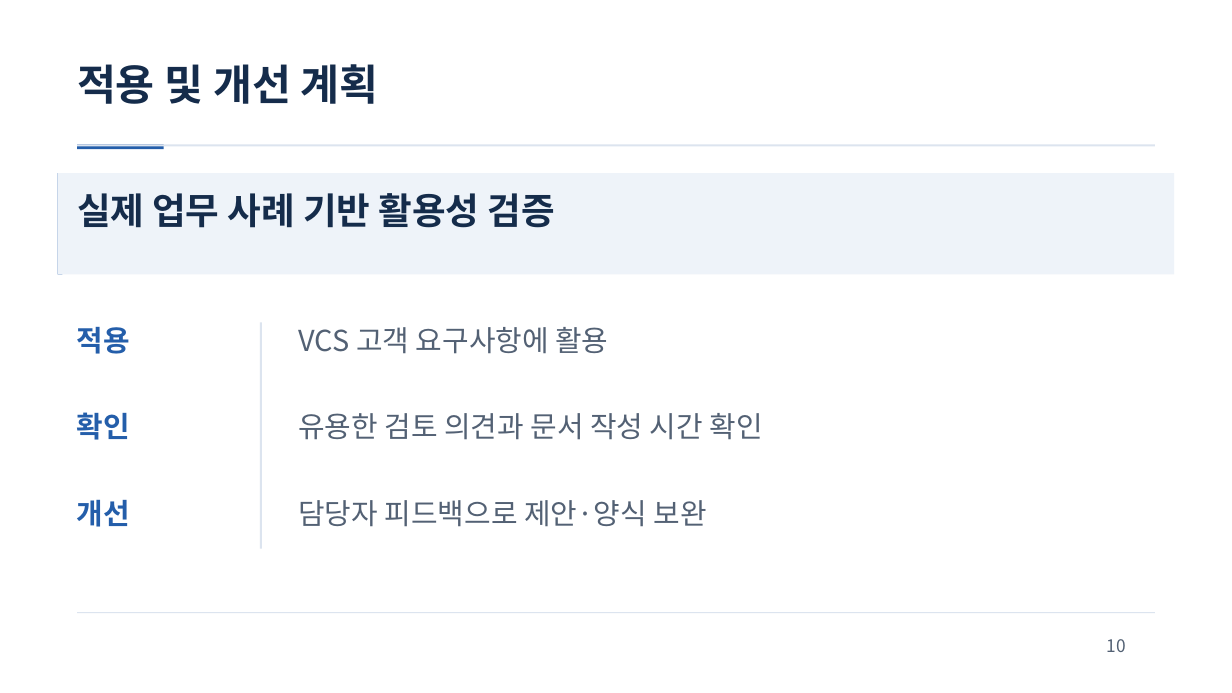
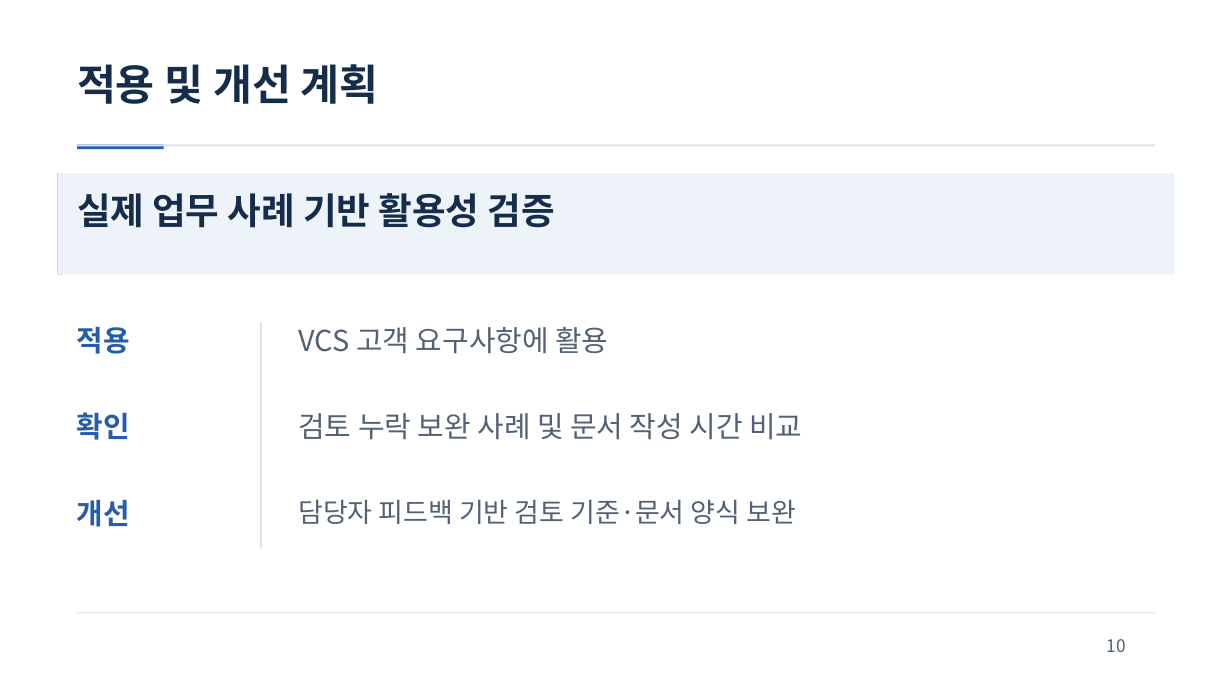
Before and after one commit to jihunhan98/semes-superrookie, a slide deck: slide 10 of docs/presentations/ReqOps_SuperRookie.pptx. Drawn at 1232x693 pixels with LibreOffice and Linux fonts; fonts in the diff are those of the drawing. Boxes give left, top, right and bottom in pixels: in the first picture for what was removed or moved away, otherwise in the second. Text is boxed around its words. In the diff, an @@ line names an element or a change of style, - is before the commit and + after.

```diff
--- a/docs/presentations/ReqOps_SuperRookie.pptx
+++ b/docs/presentations/ReqOps_SuperRookie.pptx
@@ text at [298,413,802,440]: text changed @@
-유용한 검토 의견과 문서 작성 시간 확인
+검토 누락 보완 사례 및 문서 작성 시간 비교
@@ text at [298,499,796,524]: text changed; size 22.5 to 21 pt @@
-담당자 피드백으로 제안·양식 보완
+담당자 피드백 기반 검토 기준·문서 양식 보완
```
Also in this commit, not shown: 6 other slides changed, 1 slide added, 1 slide removed.
